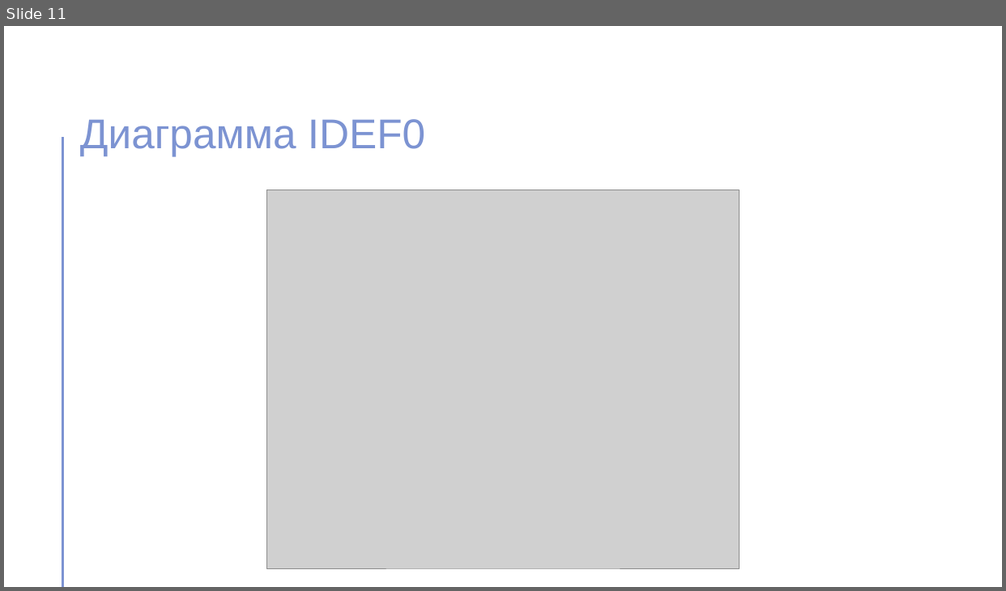
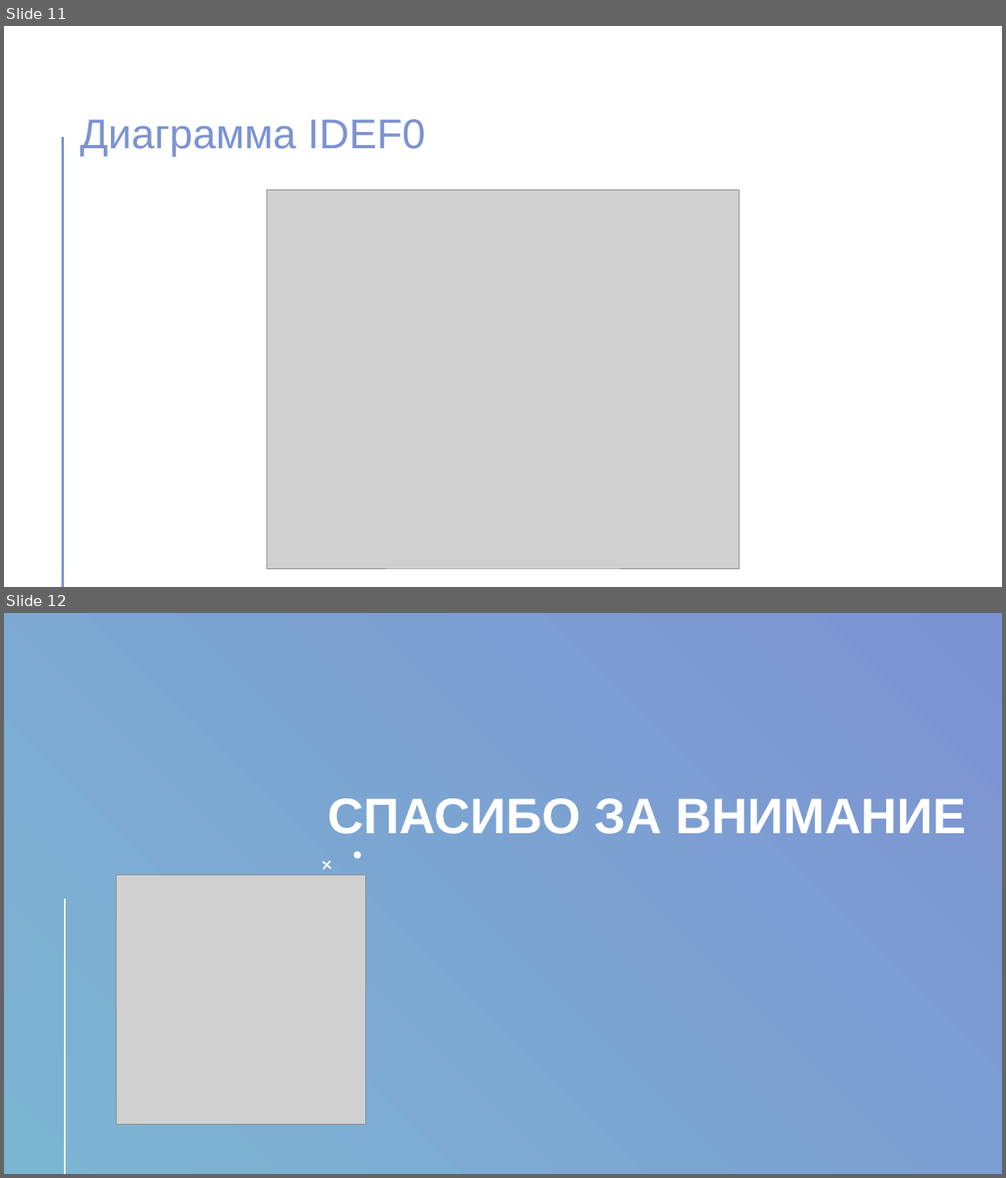
Before and after one commit to ArhangelAnna/kursovaya, a slide deck: Курсовая_презентация.pptx. Shown one above the other, each under a label of ours: slide 11 before the commit, slides 11 and 12 after it. The pictures are 1006x591 and 1006x1178 pixels, drawn with LibreOffice and Linux fonts; fonts in the diff are those of the drawing; grey boxes stand for pictures. Boxes give left, top, right and bottom in pixels: in the first picture for what was removed or moved away, otherwise in the second. Text is boxed around its words. In the diff, an @@ line names an element or a change of style, - is before the commit and + after.

```diff
--- a/Курсовая_презентация.pptx
+++ b/Курсовая_презентация.pptx
@@ slide 12 added at (x1=4, y1=613, x2=1002, y2=1174), background gradient #7C93D2 to #7CB5D2 @@
@@ title added at (x1=327, y1=798, x2=966, y2=834), 48 pt, text #FFFFFF, bold @@
+СПАСИБО ЗА ВНИМАНИЕ
@@ freeform shape added at (x1=352, y1=850, x2=363, y2=860), fill #FFFFFF @@
@@ picture added at (x1=117, y1=875, x2=365, y2=1125) @@
@@ freeform shape added at (x1=319, y1=857, x2=335, y2=873), fill #FFFFFF @@
@@ line added from (65, 900) to (65, 1174), #FFFFFF 2 pt @@
```
Also in this commit, not shown: 1 other file.
